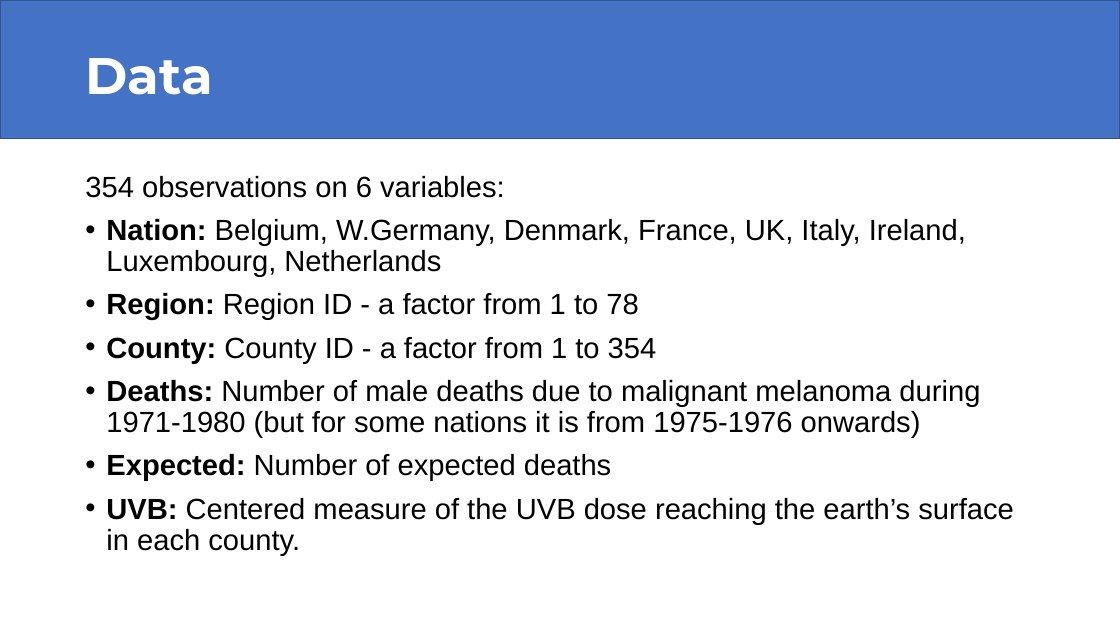
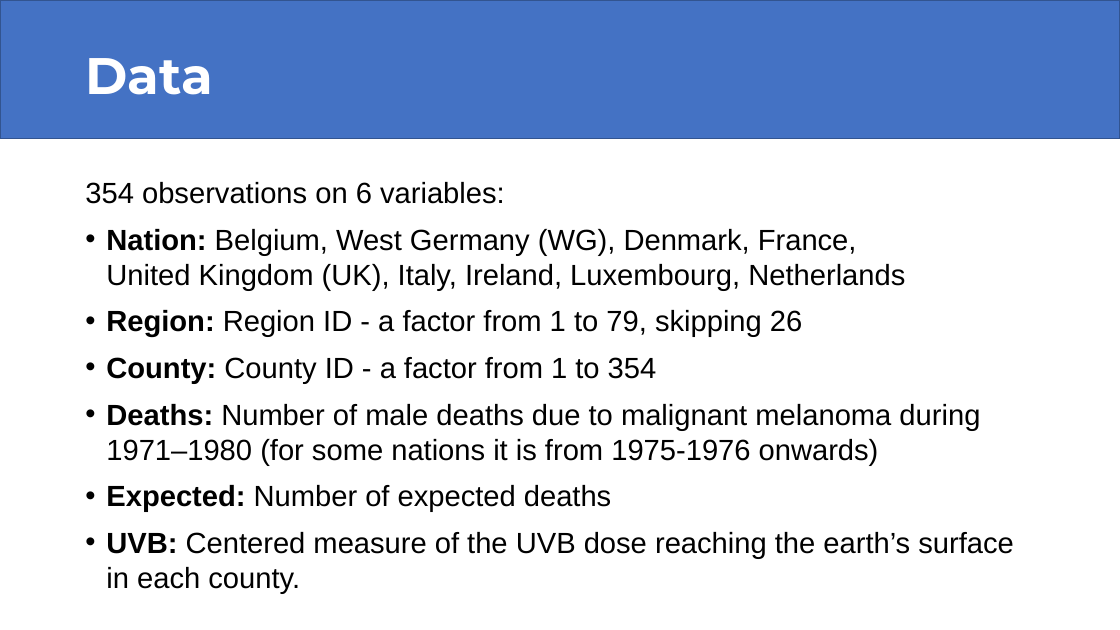
Before and after one commit to saraserafino/UVB-exposure-on-melanoma-mortality, a slide deck: slide 3 of UVB-exposure-on-melanoma-mortality.pptx. Drawn at 1120x630 pixels with LibreOffice and Linux fonts; fonts in the diff are those of the drawing. Boxes give left, top, right and bottom in pixels: in the first picture for what was removed or moved away, otherwise in the second. Text is boxed around its words. In the diff, an @@ line names an element or a change of style, - is before the commit and + after.

```diff
--- a/UVB-exposure-on-melanoma-mortality.pptx
+++ b/UVB-exposure-on-melanoma-mortality.pptx
@@ text at box(85, 182, 1014, 559): line spacing 0.9 to 1 @@
@@ text at box(106, 229, 905, 337): text changed @@
-• Nation: Belgium, W.Germany, Denmark, France, UK, Italy, Ireland, Luxembourg, Netherlands
-• Region: Region ID - a factor from 1 to 78
+• Nation: Belgium, West Germany (WG), Denmark, France, United Kingdom (UK), Italy, Ireland, Luxembourg, Netherlands
+• Region: Region ID - a factor from 1 to 79, skipping 26
@@ text at box(106, 404, 980, 466): text changed @@
-• Deaths: Number of male deaths due to malignant melanoma during 1971-1980 (but for some nations it is from 1975-1976 onwards)
+• Deaths: Number of male deaths due to malignant melanoma during 1971–1980 (for some nations it is from 1975-1976 onwards)
```
Also in this commit, not shown: 8 other slides changed, 11 slides added, 4 slides removed, 10 other files.
